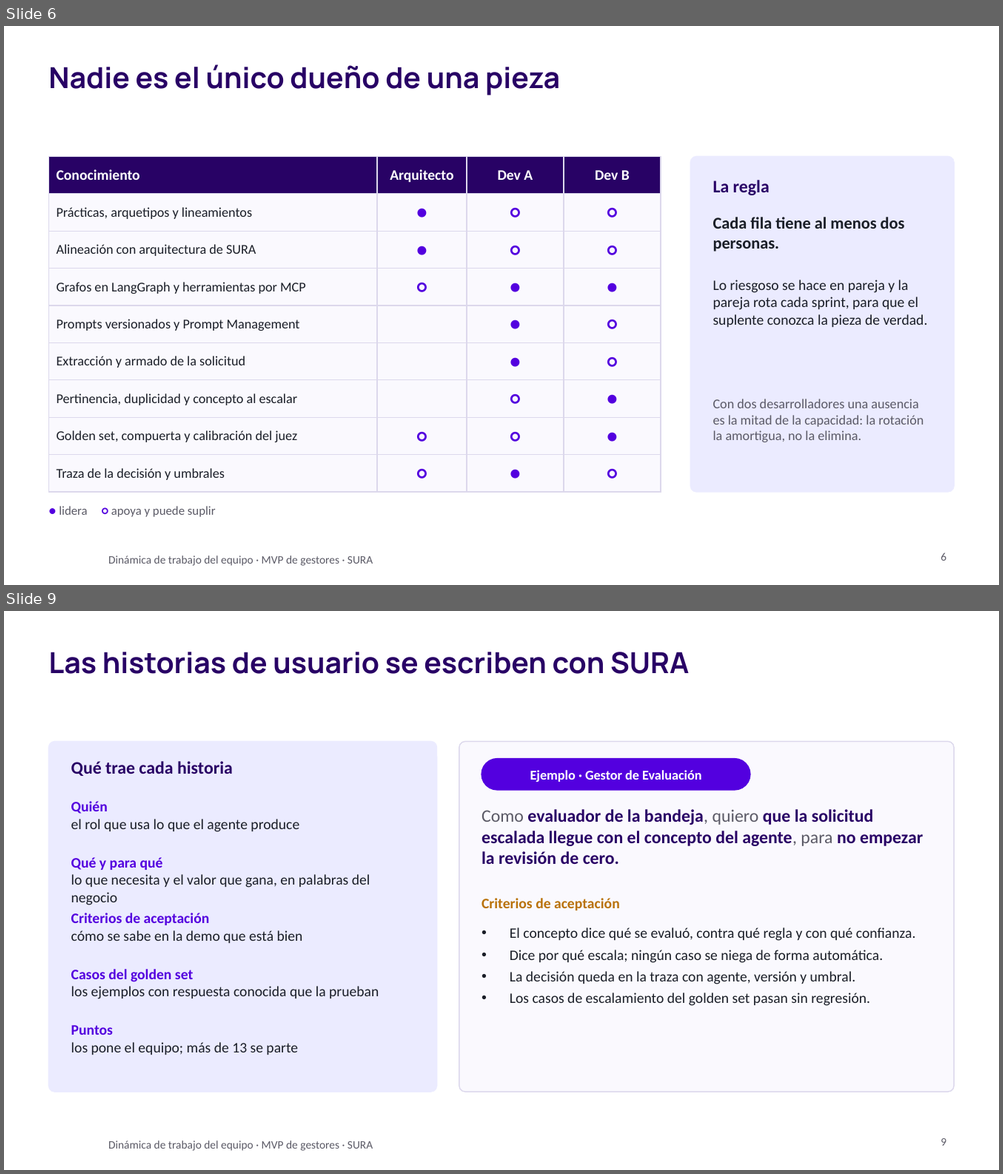
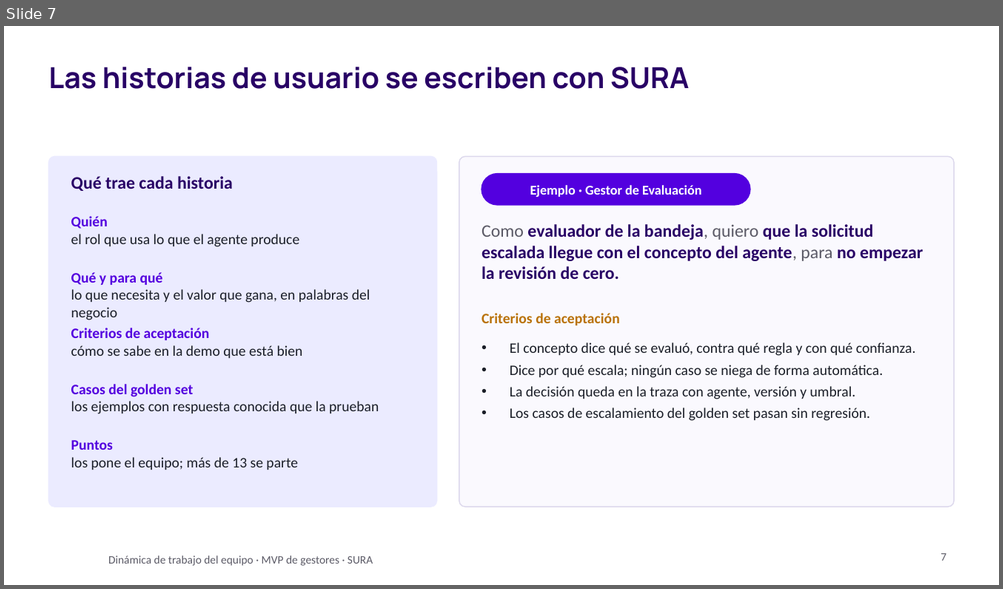
Before and after one commit to didierfrancogomez/propuestas, a slide deck: SURA/gestores-sura/metodologia-trabajo/Tech and Solve - Dinámica de trabajo del equipo.pptx. Shown one above the other, each under a label of ours: slides 6 and 9 before the commit, slide 7 after it; the slides between them are not shown. The pictures are 1003x1174 and 1003x589 pixels, drawn with LibreOffice and Linux fonts; fonts in the diff are those of the drawing; background and template pictures are left out. Boxes give left, top, right and bottom in pixels: in the first picture for what was removed or moved away, otherwise in the second. Text is boxed around its words. In the diff, an @@ line names an element or a change of style, - is before the commit and + after.

```diff
--- a/SURA/gestores-sura/metodologia-trabajo/Tech and Solve - Dinámica de trabajo del equipo.pptx
+++ b/SURA/gestores-sura/metodologia-trabajo/Tech and Solve - Dinámica de trabajo del equipo.pptx
@@ slide 6 removed at (4,26,999,585), background #FFFFFF; not listed: 1 template element that a slide beside it also shows @@
@@ title removed at (48,64,560,96) @@
-Nadie es el único dueño de una pieza
@@ table removed at (48,156,660,483), 9 rows, 4 columns @@
-Conocimiento | Arquitecto | Dev A | Dev B
-Prácticas, arquetipos y lineamientos | ● | ○ | ○
-Alineación con arquitectura de SURA | ● | ○ | ○
-Grafos en LangGraph y herramientas por MCP | ○ | ● | ●
-Prompts versionados y Prompt Management |  | ● | ○
-Extracción y armado de la solicitud |  | ● | ○
-Pertinencia, duplicidad y concepto al escalar |  | ○ | ●
-Golden set, compuerta y calibración del juez | ○ | ○ | ●
-Traza de la decisión y umbrales | ○ | ● | ○
@@ rounded rectangle removed at (691,156,954,492) @@
@@ text removed at (713,180,769,195) @@
-La regla
@@ text removed at (713,217,905,252) @@
-Cada fila tiene al menos dos personas.
@@ text removed at (713,280,928,327) @@
-Lo riesgoso se hace en pareja y la pareja rota cada sprint, para que el suplente conozca la pieza de verdad.
@@ text removed at (713,399,923,443) @@
-Con dos desarrolladores una ausencia es la mitad de la capacidad: la rotación la amortigua, no la elimina.
@@ text removed at (59,506,216,517) @@
-● lidera ○ apoya y puede suplir
@@ page number removed at (940,553,946,561) @@
-6
@@ what was slide 9 is now slide 7 @@
@@ page number at (940,554,946,561): text changed @@
-9
+7
```
Also in this commit, not shown: 11 slides changed, 8 slides added, 7 other slides removed, 12 other files.
